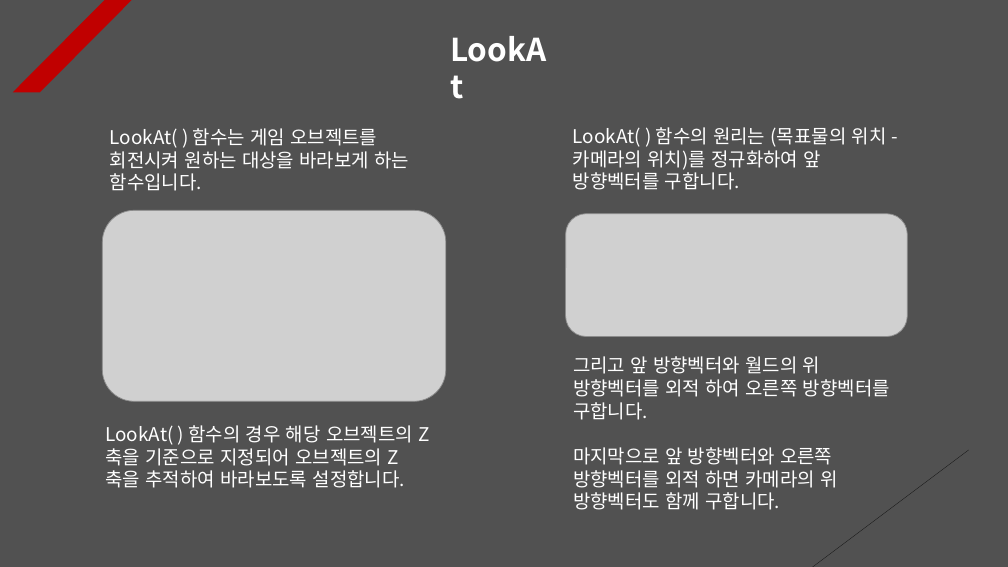
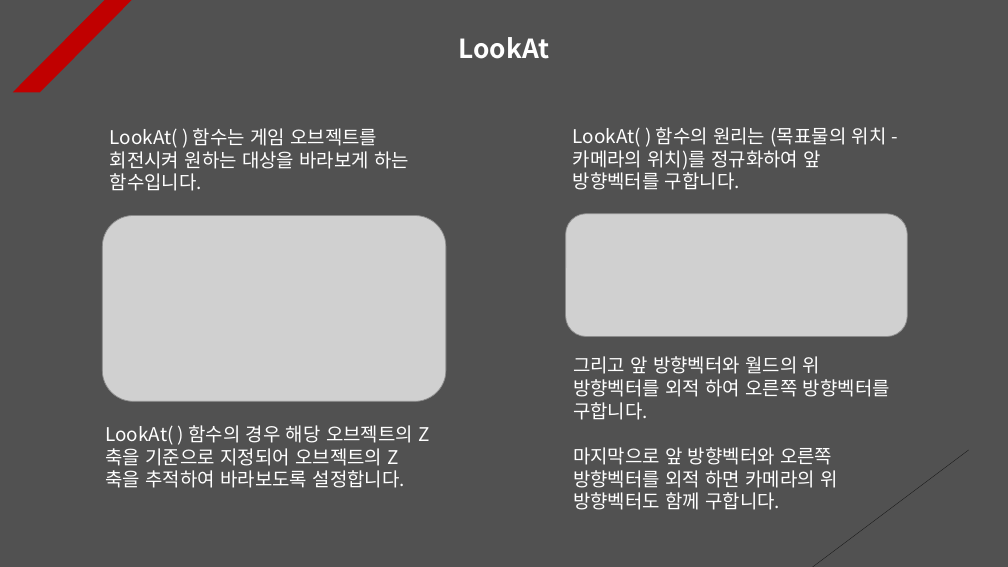
Before and after one commit to Unity2033/3D-UnityEngine, a slide deck: slide 6 of Assets/Class/Rotation/PPT Data/Rotation Example.pptx. Drawn at 1008x567 pixels with LibreOffice and Linux fonts; fonts in the diff are those of the drawing; grey boxes stand for pictures. Boxes give left, top, right and bottom in pixels: in the first picture for what was removed or moved away, otherwise in the second. Text is boxed around its words. In the diff, an @@ line names an element or a change of style, - is before the commit and + after.

```diff
--- a/Assets/Class/Rotation/PPT Data/Rotation Example.pptx
+++ b/Assets/Class/Rotation/PPT Data/Rotation Example.pptx
@@ text "LookAt": place and size @@
-text "LookAt" at bbox=[443, 26, 566, 72]
+text "LookAt" at bbox=[459, 37, 550, 59]
@@ text "LookAt" at bbox=[459, 37, 550, 59]: size 30 to 25 pt; alignment left to centre @@
@@ picture: place and size @@
-picture at bbox=[102, 210, 445, 402]
+picture at bbox=[102, 216, 445, 402]
```
Also in this commit, not shown: 2 other slides changed, 2 slides added, 48 other files.
